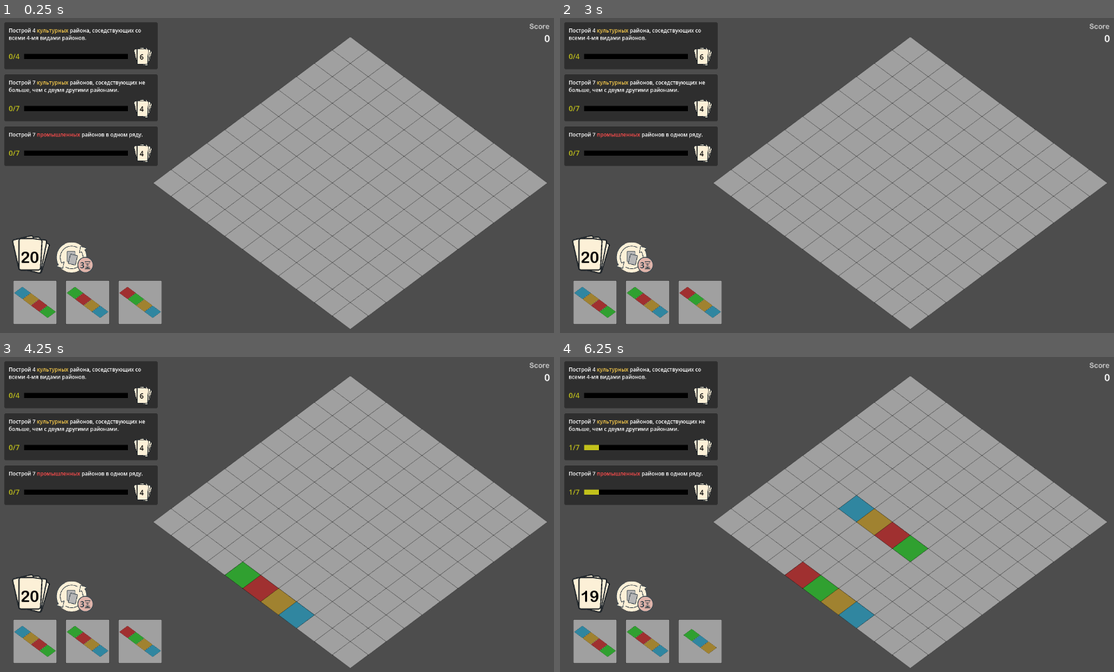
Above: before the commit, frames 1-4 (two rows, left to right).
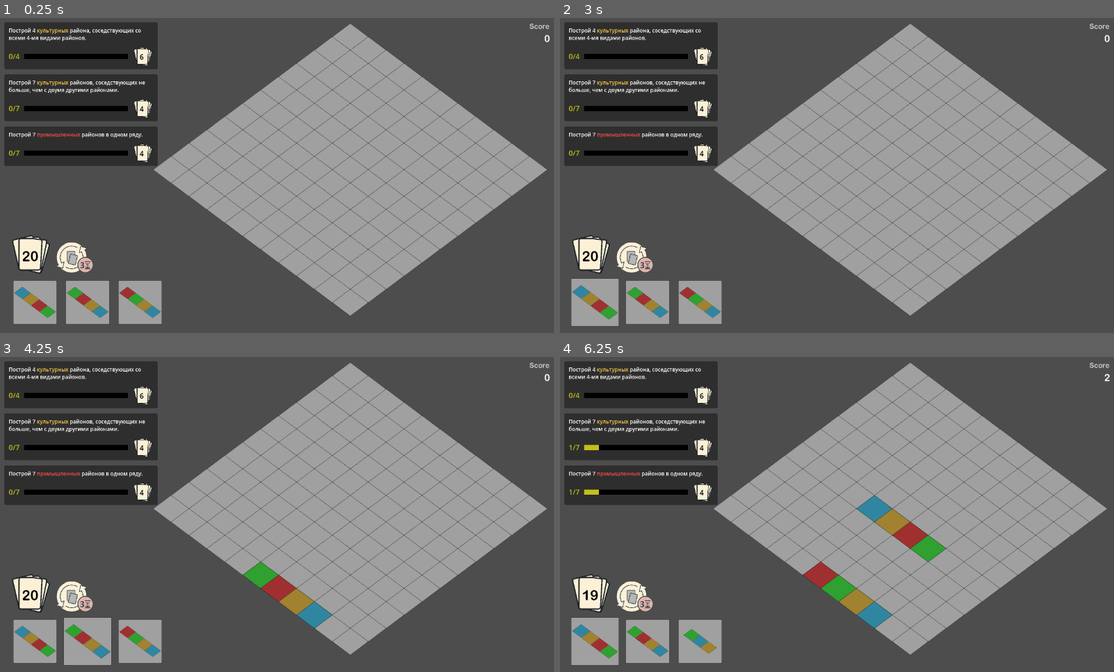
Above: after the commit, the same moments.

Repository: Suruks/Deck-and-Districts-Godot
Game: Godot game, scene res://main.tscn
The game is run twice, just before and just after one commit, with the same random seed, the same clock (stepped at 60 frames per second) and the same inputs.
Inputs (mouse positions are in pixels of both pictures, inside the frame that each line leads up to):
- Up to frame 1 (0.25 s): no input
- Up to frame 2 (3 s): click (632, 257) at 0.52 s; click (632, 257) at 1.27 s; click (632, 257) at 2.02 s; tap Enter at 2.75 s; drag from (593, 301) to (892, 106) at 2.77 s
- Up to frame 3 (4.25 s): tap Space at 3.5 s; drag from (88, 640) to (249, 577) at 3.52 s
- Up to frame 4 (6.25 s): tap Enter at 4.25, 5.75 s; move the mouse to (698, 640) at 4.27 s; click (698, 640) at 4.42 s; tap Space at 5 s; drag from (809, 577) to (648, 640) at 5.02 s; drag from (593, 640) to (864, 514) at 5.77 s

The runs differ from the first frame. In frame 1, 9.1% of the frame differs, in the area x 3-99%, y 1-99%; in frame 2, 9.4%; in frame 3, 10%; in frame 4, 12%, in the area x 2-100%, y 1-99%.

Commit message:
refactoring

Diff:
--- a/CardManager.gd
+++ b/CardManager.gd
@@ -1,13 +1,53 @@
 class_name CardManager
 extends Node
+
+signal deck_updated
+signal card_rotated(card: Card) # Излучается после вращения
 
 var main: Node2D  # <- ссылка на main.gd
 var selected_card: Card = null
 var selected_card_index: int = -1
 
 @export var card_scene: PackedScene = preload("res://card.tscn")
-@onready var deck: Deck = Deck.new()
-@onready var hand: Hand
+
+var deck: Deck
+var hand: Hand
+
+func _init():
+	deck = Deck.new()
+	add_child(deck)
+
+func complete_placement_transaction():
+	if selected_card == null:
+		return null
+
+	# 1. Удаляем карту из руки
+	hand.remove_selected_card()
+
+	# 2. Очищаем состояние выбора
+	selected_card = null
+	selected_card_index = -1
+	hand.clear_selection() # <--- метод для снятия выделения со всех карт в Hand.gd
+
+	# 3. Добераем новую карту
+	var new_card_data = deck.draw_card()
+	if new_card_data != null:
+		hand.add_card(new_card_data)
+
+	# 4. Сообщаем main.gd, что счетчик колоды нужно обновить
+	emit_signal("deck_updated") # <--- Нужно создать этот сигнал в CardManager.gd
+
+func handle_rotation_request(clockwise: bool):
+	if selected_card == null:
+		return
+
+	if clockwise:
+		selected_card.rotate_90()
+	else:
+		selected_card.rotate_270()
+
+	# Оповещаем main.gd и UI о том, что карта изменилась
+	card_rotated.emit(selected_card)
 
 func select_card(card: Card, index: int):
 	selected_card = card
@@ -41,12 +81,20 @@
 	selected_card = hand.selected_card
 	selected_card_index = index
 
-func rotate_selected():
-	if selected_card:
-		selected_card.rotate_90()
+func add_cards(count: int):
+	if is_instance_valid(deck):
+		return deck.add_cards(count)
 
-func add_cards(count: int):
-	deck.add_cards(count)
+func add_cards_from_data(cards_data: Array):
+	deck.add_cards_from_data(cards_data)
+
+func draw_card():
+	# CardManager — единственный, кто знает о существовании deck
+	return deck.draw_card()
 
 func get_deck_size() -> int:
 	return deck.cards.size()
+
+func get_selected_card() -> Card:
+	# CardManager — единственный источник истины для этой переменной
+	return selected_card
--- /dev/null
+++ b/GridManager.gd
@@ -0,0 +1,128 @@
+# GridManager.gd
+extends Node2D
+class_name GridManager
+
+# --- Переменные из main.gd ---
+var grid_size: int
+var tile_width: int
+var tile_height: int
+var tile_texture: Texture2D
+var old_texture: Texture2D
+
+var grid_nodes: Array = [] # Спрайты плиток (Node2D)
+var grid: Array = []       # Массив CityBlock (данные)
+var ghost_tiles: Array = [] # Спрайты превью
+
+# --- ЗАВИСИМОСТИ ---
+var card_manager: CardManager
+
+# --- ПУБЛИЧНЫЕ МЕТОДЫ ИНТЕРФЕЙСА ---
+
+func get_grid() -> Array:
+	return grid
+
+func get_grid_size() -> int:
+	return grid_size
+
+func init_grid(size: int, t_w: int, t_h: int, t_tex: Texture2D, o_tex: Texture2D):
+	grid_size = size
+	tile_width = t_w
+	tile_height = t_h
+	tile_texture = t_tex
+	old_texture = o_tex
+
+	# --- Сетка: Логика, которую мы убрали из main.gd::_ready() ---
+	grid_nodes.clear()
+	grid.clear()
+	for y in range(grid_size):
+		grid_nodes.append([])
+		grid.append([])
+		for x in range(grid_size):
+			var tile = Sprite2D.new()
+			tile.texture = tile_texture
+			tile.centered = true
+			tile.position = grid_to_screen(x, y)
+			add_child(tile)
+			grid_nodes[y].append(tile)
+			grid[y].append(null)
+
+# --- Преобразование координат ---
+func grid_to_screen(x, y):
+	return Vector2((x - y) * tile_width / 2, (x + y) * tile_height / 2)
+
+func point_in_rhomb(point: Vector2, center: Vector2) -> bool:
+	var local = point - center
+	var dx = abs(local.x) / (tile_width / 2)
+	var dy = abs(local.y) / (tile_height / 2)
+	return dx + dy <= 1
+
+func get_hovered_cell():
+	var mouse_pos = get_viewport().get_camera_2d().get_global_mouse_position()
+	for y in range(grid_size):
+		for x in range(grid_size):
+			if point_in_rhomb(mouse_pos, grid_nodes[y][x].position):
+				return Vector2(x, y)
+	return null
+
+func show_preview(cell_coords: Vector2):
+	clear_preview()
+	if card_manager.selected_card == null:
+		return
+
+	for i in range(card_manager.selected_card.blocks.size()):
+		var bpos = card_manager.selected_card.blocks[i] + cell_coords
+		if bpos.x < 0 or bpos.y < 0 or bpos.x >= grid_size or bpos.y >= grid_size:
+			continue
+		var ghost = Sprite2D.new()
+		ghost.texture = tile_texture
+		ghost.centered = true
+		ghost.position = grid_to_screen(bpos.x, bpos.y)
+		ghost.modulate = CityBlock.get_color(card_manager.selected_card.block_types[i])
+		ghost.modulate.a = 1.0
+		add_child(ghost)
+		ghost_tiles.append(ghost)
+
+func clear_preview():
+	for g in ghost_tiles:
+		g.queue_free()
+	ghost_tiles.clear()
+
+func update_preview():
+	var cell = get_hovered_cell()
+	if cell != null:
+		show_preview(cell)
+	else:
+		clear_preview()
+
+func _can_place_card(card: Card, cell_coords: Vector2) -> bool:
+	# Проверка, помещается ли карта в сетку
+	for i in range(card.blocks.size()):
+		var bpos = card.blocks[i] + cell_coords
+		if bpos.x < 0 or bpos.y < 0 or bpos.x >= grid_size or bpos.y >= grid_size:
+			print("❌ Не хватает места для размещения карты")
+			return false
+	return true
+
+func _execute_placement(selected_card: Card, cell_coords: Vector2):
+	# Старение всех блоков
+	CityBlock.age_all_blocks(grid, 1) # 'grid' и 'CityBlock' доступны в main.gd
+
+	# Размещение блоков
+	for i in range(selected_card.blocks.size()):
+		var bpos = selected_card.blocks[i] + cell_coords
+
+		# ... (логика удаления старого блока)
+		var old_block = grid[bpos.y][bpos.x]
+		if old_block != null and is_instance_valid(old_block):
+			old_block.queue_free()
+
+		# ... (логика создания нового блока)
+		var new_block = CityBlock.new()
+		new_block.type = selected_card.block_types[i]
+		new_block.place_at_screen_position(grid_to_screen(bpos.x, bpos.y))
+		add_child(new_block)
+		grid[bpos.y][bpos.x] = new_block
+
+func get_center_screen_position() -> Vector2:
+	var center_coord = float(grid_size) / 2.0 - 0.5
+	return grid_to_screen(center_coord, center_coord)
--- a/Hand.gd
+++ b/Hand.gd
@@ -32,6 +32,10 @@
 		card_instance.connect("card_selected", Callable(self, "_on_card_selected").bind(i))
 
 func _on_card_selected(card_index):
+	# Снимаем выделение со всех карт
+	for i in range(hand_nodes.size()):
+		hand_nodes[i].set_selected(i == card_index)  # выделяем только выбранную
+
 	selected_card_index = card_index
 	selected_card = hand_nodes[card_index]
 	emit_signal("card_selected", card_index)
@@ -44,3 +48,13 @@
 	selected_card_index = -1
 	selected_card = null
 	draw_hand()
+
+func clear_selection():
+	# 1. Снимаем выделение со всех узлов карт
+	for card_node in hand_nodes:
+		# Предполагается, что card.gd имеет функцию set_selected(bool)
+		card_node.set_selected(false)
+
+	# 2. Обнуляем внутреннее состояние руки
+	selected_card_index = -1
+	selected_card = null
--- a/QuestManager.gd
+++ b/QuestManager.gd
@@ -39,7 +39,7 @@
 			# Вставляем именно на место старого UI
 			# Если нужно сохранять порядок, используем add_child с индексом
 			active_quests_container.add_child(new_ui)
-			new_ui.move_child(new_ui, index)
+			active_quests_container.move_child(new_ui, index)
 			new_ui.call_deferred("update_ui")
 	else:
 		# если UI-ноду не нашли, просто убираем квест из списка
@@ -47,7 +47,7 @@
 
 	#добавить карты в колоду
 	var reward = q.reward_cards
-	emit_signal("quest_completed", reward)
+	call_deferred("emit_signal", "quest_completed", reward)
 
 
 func setup_quests(count := 3):
--- a/card.gd
+++ b/card.gd
@@ -10,6 +10,7 @@
 
 @onready var background = $Sprite2D
 @onready var area = $Area2D
+@onready var blocks_container = $BlocksContainer # <-- Получаем новый контейнер
 
 var selected = false
 var tile_texture = preload("res://tile.png")
@@ -111,10 +112,9 @@
 	return {"blocks": shape, "block_types": block_types}
 
 func draw_blocks():
-	# Удаляем старые блоки, кроме фона и Area2D
-	for child in get_children():
-		if child != background and child != area:
-			child.queue_free()
+	# 1. ЧИСТКА: Удаляем ВСЕ дочерние узлы ИЗ КОНТЕЙНЕРА
+	for child in blocks_container.get_children():
+		child.queue_free()
 
 	# Найдём центр формы, чтобы карта выглядела ровно по центру
 	var min_x = INF
@@ -137,11 +137,12 @@
 		sprite.scale = Vector2(block_scale, block_scale)
 		sprite.position = iso_to_screen(blocks[i]) - center_offset
 		sprite.modulate = Globals.block_colors.get(block_types[i], Color.WHITE)
-		add_child(sprite)
+		blocks_container.add_child(sprite)
 
 func _on_input_event(viewport, event, shape_idx):
 	if event is InputEventMouseButton and event.pressed and event.button_index == MouseButton.MOUSE_BUTTON_LEFT:
 		emit_signal("card_selected")
+		set_selected(true)
 
 func rotate_90():
 	for i in range(blocks.size()):
@@ -157,4 +158,4 @@
 
 func set_selected(value: bool):
 	selected = value
-	scale = Vector2(0.6, 0.6) if selected else Vector2(0.5, 0.5)
+	scale = Vector2(0.55, 0.55) if selected else Vector2(0.5, 0.5)
--- a/card.tscn
+++ b/card.tscn
@@ -9,6 +9,8 @@
 [node name="Sprite2D" type="Sprite2D" parent="."]
 texture = ExtResource("2_rjlel")
 
+[node name="BlocksContainer" type="Node2D" parent="."]
+
 [node name="CanvasLayer" type="CanvasLayer" parent="."]
 
 [node name="Area2D" type="Area2D" parent="."]
--- a/deck.gd
+++ b/deck.gd
@@ -26,7 +26,6 @@
 		added += 1
 	return added
 
-
 #при замешивании карт из руки
 func add_cards_from_data(cards_data: Array):
 	for card_data in cards_data:
--- a/input.gd
+++ b/input.gd
@@ -1,130 +1,20 @@
 extends Node
+class_name InputClass
 
-const Main = preload("res://main.gd")
+var is_active = false
 
-signal card_placed()
-signal card_rotated()
-
-var main_ref: Node = null
-var tile_width := 128
-var tile_height := 96
-var grid_size := 10
-var ghost_tiles := []
+signal rotation_requested(clockwise: bool)
+signal placement_attempted()
 
 # --- Ввод ---
 func _input(event):
-	if main_ref == null:
+	if not is_active:
 		return
 
 	if event is InputEventMouseButton and event.pressed:
-		if event.button_index == MouseButton.MOUSE_BUTTON_WHEEL_DOWN and main_ref.selected_card:
-			main_ref.selected_card.rotate_90()
-			update_preview()
-			card_rotated.emit()
-		if event.button_index == MouseButton.MOUSE_BUTTON_WHEEL_UP and main_ref.selected_card:
-			main_ref.selected_card.rotate_270()
-			update_preview()
-			card_rotated.emit()
-		if event.button_index == MouseButton.MOUSE_BUTTON_LEFT and main_ref.selected_card:
-			var cell = get_hovered_cell()
-			if cell != null:
-				place_card_on_grid(cell)
-
-	elif event is InputEventMouseMotion and main_ref.selected_card:
-		update_preview()
-
-# --- Размещение карты ---
-func place_card_on_grid(cell_coords: Vector2):
-	var selected_card = main_ref.selected_card
-	if selected_card == null:
-		return
-
-	# Проверка, помещается ли карта в сетку
-	for i in range(selected_card.blocks.size()):
-		var bpos = selected_card.blocks[i] + cell_coords
-		if bpos.x < 0 or bpos.y < 0 or bpos.x >= main_ref.grid_size or bpos.y >= main_ref.grid_size:
-			print("❌ Не хватает места для размещения карты")
-			return
-
-	# Старение всех блоков
-	CityBlock.age_all_blocks(main_ref.grid, 1)
-
-	# Размещение блоков
-	for i in range(selected_card.blocks.size()):
-		var bpos = selected_card.blocks[i] + cell_coords
-
-		# Если на этом месте уже есть блок — удаляем
-		var old_block = main_ref.grid[bpos.y][bpos.x]
-		if old_block != null and is_instance_valid(old_block):
-			old_block.queue_free()
-
-		# Создаём новый блок
-		var new_block = CityBlock.new()
-		new_block.type = selected_card.block_types[i]
-		new_block.place_at_screen_position(main_ref.grid_to_screen(bpos.x, bpos.y))
-		main_ref.add_child(new_block)
-		main_ref.grid[bpos.y][bpos.x] = new_block
-
-	# Удаляем карту из руки и добираем новую
-	main_ref.hand_script.remove_selected_card()
-	var new_card = main_ref.deck.draw_card()
-	if new_card != null:
-		main_ref.hand_script.add_card(new_card)
-	main_ref.deck_label.text = str(main_ref.deck.cards.size())
-
-	# Очистка состояния
-	main_ref.selected_card = null
-	main_ref.selected_card_index = -1
-	clear_preview()
-	card_placed.emit()
-
-
-# --- Предпросмотр ---
-func update_preview():
-	var cell = get_hovered_cell()
-	if cell != null:
-		show_preview(cell)
-	else:
-		clear_preview()
-
-func show_preview(cell_coords: Vector2):
-	clear_preview()
-	if main_ref.selected_card == null:
-		return
-
-	for i in range(main_ref.selected_card.blocks.size()):
-		var bpos = main_ref.selected_card.blocks[i] + cell_coords
-		if bpos.x < 0 or bpos.y < 0 or bpos.x >= grid_size or bpos.y >= grid_size:
-			continue
-		var ghost = Sprite2D.new()
-		ghost.texture = main_ref.tile_texture
-		ghost.centered = true
-		ghost.position = grid_to_screen(bpos.x, bpos.y)
-		ghost.modulate = CityBlock.get_color(main_ref.selected_card.block_types[i])
-		ghost.modulate.a = 1.0
-		main_ref.add_child(ghost)
-		ghost_tiles.append(ghost)
-
-func clear_preview():
-	for g in ghost_tiles:
-		g.queue_free()
-	ghost_tiles.clear()
-
-# --- Наведение ---
-func get_hovered_cell():
-	var mouse_pos = main_ref.get_viewport().get_camera_2d().get_global_mouse_position()
-	for y in range(grid_size):
-		for x in range(grid_size):
-			if point_in_rhomb(mouse_pos, main_ref.grid_nodes[y][x].position):
-				return Vector2(x, y)
-	return null
-
-func point_in_rhomb(point: Vector2, center: Vector2) -> bool:
-	var local = point - center
-	var dx = abs(local.x) / (tile_width / 2)
-	var dy = abs(local.y) / (tile_height / 2)
-	return dx + dy <= 1
-
-# --- Преобразование координат ---
-func grid_to_screen(x, y):
-	return Vector2((x - y) * tile_width / 2, (x + y) * tile_height / 2)
+		if event.button_index == MouseButton.MOUSE_BUTTON_WHEEL_DOWN:
+			rotation_requested.emit(false)
+		if event.button_index == MouseButton.MOUSE_BUTTON_WHEEL_UP:
+			rotation_requested.emit(true)
+		if event.button_index == MouseButton.MOUSE_BUTTON_LEFT:
+			placement_attempted.emit()
--- a/main.gd
+++ b/main.gd
@@ -1,22 +1,17 @@
 extends Node2D
 
 @onready var hand_script: Hand = $CanvasLayer/HandContainer as Hand
-@onready var deck: Deck = Deck.new()
 @onready var quest_deck: QuestDeck = QuestDeck.new()
 @onready var quest_manager = QuestManager.new(quest_deck)
 @onready var score_label: Label = $CanvasLayer/Score
 
-var grid_size = 11
-var tile_width = 124
-var tile_height = 92
-var tile_texture = preload("res://tile.png")
-var old_texture = preload("res://old_tile.png")
-var grid_nodes = []
-var grid = []
-
-var selected_card = null
-var selected_card_index = -1
-var ghost_tiles = []
+var card_manager: CardManager
+
+const InputScriptClass = preload("res://input.gd")
+var input_script: InputClass
+
+const GridManagerClass = preload("res://GridManager.gd")
+var grid_manager: GridManager
 
 var deck_sprite: Sprite2D
 var deck_label: Label
@@ -27,22 +22,32 @@
 # --- READY ---
 func _ready():
 	randomize()
-	deck.init_deck(23)
+
+	# 1. Создание экземпляров контроллеров
+	input_script = InputClass.new()
+	add_child(input_script)
+
+	card_manager = CardManager.new()
+	add_child(card_manager) # Теперь Godot управляет его жизненным циклом!
+	card_manager.init_deck(23)
+
+	card_manager.setup_hand($CanvasLayer)
+
+	input_script.placement_attempted.connect(Callable(self, "_on_placement_attempted"))
+	input_script.rotation_requested.connect(card_manager.handle_rotation_request)
+	card_manager.card_rotated.connect(Callable(self, "_on_card_rotated"))
+	card_manager.connect("deck_updated", Callable(self, "_update_deck_ui"))
+
+	input_script.is_active = true # Включаем обработчик ввода
 
 	# --- Сетка ---
-	grid_nodes.clear()
-	grid.clear()
-	for y in range(grid_size):
-		grid_nodes.append([])
-		grid.append([])
-		for x in range(grid_size):
-			var tile = Sprite2D.new()
-			tile.texture = tile_texture
-			tile.centered = true
-			tile.position = grid_to_screen(x, y)
-			add_child(tile)
-			grid_nodes[y].append(tile)
-			grid[y].append(null)
+	grid_manager = GridManagerClass.new()
+	add_child(grid_manager)
+
+	var tile_texture = preload("res://tile.png")
+	var old_texture = preload("res://old_tile.png")
+	grid_manager.init_grid(11, 124, 92, tile_texture, old_texture)
+	grid_manager.card_manager = card_manager
 
 	# Камера
 	var cam_scene = preload("res://camera_controller.gd")
@@ -50,10 +55,10 @@
 	cam.set_script(cam_scene)
 	add_child(cam)
 	cam.zoom = Vector2(0.66, 0.66)
-	cam.position = grid_to_screen(grid_size / 2 - 0.5, grid_size / 2 - 0.5) + Vector2(-250, 20)
-
-	# Рука
-	setup_hand()
+
+	var grid_center_pos = grid_manager.get_center_screen_position()
+	var final_camera_pos = grid_center_pos + Vector2(-250, 20)
+	cam.position = final_camera_pos
 
 	# Колода
 	deck_sprite = Sprite2D.new()
@@ -63,15 +68,15 @@
 	deck_sprite.scale = Vector2(0.5,0.5)
 
 	deck_label = Label.new()
-	deck_label.text = str(deck.cards.size())
+	deck_label.text = str(card_manager.get_deck_size()) # <--- Теперь обращаемся к CardManager
 	var font_var = FontVariation.new()
 	font_var.base_font = load("res://ARLRDBD.ttf")
 	deck_label.add_theme_font_override("font", font_var)
-	deck_label.add_theme_font_size_override("font_size", 36)
+	deck_label.add_theme_font_size_override("font_size", 32)
 	deck_label.horizontal_alignment = HorizontalAlignment.HORIZONTAL_ALIGNMENT_CENTER
 	deck_label.vertical_alignment = VerticalAlignment.VERTICAL_ALIGNMENT_CENTER
 	$CanvasLayer.add_child(deck_label)
-	deck_label.position = Vector2(47,get_viewport_rect().size.y-195)
+	deck_label.position = Vector2(50,get_viewport_rect().size.y-195)
 	deck_label.modulate = Color(0,0,0,1)
 
 	# Кнопка replace_hand
@@ -84,14 +89,6 @@
 	replace_hand_sprite.connect("gui_input", Callable(self, "_on_replace_hand_input"))
 	replace_hand_sprite.connect("mouse_exited", Callable(self, "_on_hover_exit"))
 
-	var input_node = preload("res://input.gd").new()
-	add_child(input_node)
-	input_node.main_ref = self
-	input_node.grid_size = grid_size
-	input_node.tile_width = tile_width
-	input_node.tile_height = tile_height
-	input_node.connect("card_placed", Callable(self, "update_quest_scores"))
-
 	# Квесты
 	quest_deck.init_quests()
 	quest_manager = QuestManager.new(quest_deck)
@@ -105,11 +102,6 @@
 var active_quests: Array = []
 
 # --- Квесты ---
-func _on_card_rotate_requested():
-	if selected_card:
-		selected_card.rotate_90()
-		self.input_node.update_preview()
-
 func create_quest_ui(quest: Quest) -> Control:
 	var panel_instance = quest_ui_scene.instantiate()
 	var label: RichTextLabel = panel_instance.get_node("Panel/VBoxContainer/LabelDescription")
@@ -121,22 +113,22 @@
 	return panel_instance
 
 func update_quest_scores():
-	if quest_manager == null:
-		return
-	var total = quest_manager.compute_all_scores(grid, grid_size)
-	print("Общий счёт квестов:", total)
+	var current_grid = grid_manager.get_grid()
+	var current_grid_size = grid_manager.get_grid_size()
+	total_score = quest_manager.compute_all_scores(current_grid, current_grid_size)
+	score_label.text = str(total_score)
 
 func _on_quest_completed(reward_count: int):
 	print("Квест завершён! Добавляем", reward_count, "карт(ы) в колоду.")
-	var added = deck.add_cards(reward_count)
+	var added = card_manager.add_cards(reward_count)
 	var not_added = reward_count - added
-	deck_label.text = str(deck.cards.size())
+	deck_label.text = str(card_manager.get_deck_size())
 
 	# очки: добавленные х10, не добавленные из-за лимита х20
 	total_score += added * 10 + not_added * 20
 	score_label.text = str(total_score)
 
-	quest_manager.compute_all_scores(grid, grid_size)
+	quest_manager.compute_all_scores(grid_manager.get_grid(), grid_manager.get_grid_size())
 
 
 # --- Генерация руки ---
@@ -149,23 +141,46 @@
 	$CanvasLayer.add_child(hand)
 	hand.card_scene = preload("res://card.tscn")
 	hand.hand_data = [
-		deck.draw_card(),
-		deck.draw_card(),
-		deck.draw_card()
+		card_manager.draw_card(),
+		card_manager.draw_card(),
+		card_manager.draw_card()
 	]
 	hand.draw_hand()
 	hand.connect("card_selected", Callable(self, "_on_card_selected"))
 	hand_script = hand
 
-# --- Выбор карты ---
-func _on_card_selected(selected_card_index):
-	selected_card = hand_script.selected_card
-	selected_card_index = hand_script.selected_card_index
-	print("Выбрана карта с формой:", selected_card.blocks)
-
-# --- Преобразование координат ---
-func grid_to_screen(x, y):
-	return Vector2((x - y) * tile_width / 2, (x + y) * tile_height / 2)
+
+
+func _on_placement_attempted():
+	# 1. Определение ячейки
+	var cell_coords = grid_manager.get_hovered_cell()
+	if cell_coords == null:
+		return
+
+	# 2. Получение данных карты (через CardManager)
+	var selected_card = card_manager.get_selected_card()
+	if selected_card == null:
+		return
+
+	# 3. Проверка правил (переносим логику проверки из input.gd)
+	if not grid_manager._can_place_card(selected_card, cell_coords):
+		return
+
+	# 4. Выполнение размещения блоков (логика из input.gd)
+	grid_manager._execute_placement(selected_card, cell_coords)
+
+	# 5. Выполнение транзакции (обновление руки/колоды)
+	card_manager.complete_placement_transaction()
+
+	# 6. Обновление UI/Квестов
+	_update_deck_ui() # Обновляем счетчик
+	grid_manager.clear_preview()
+	# card_placed.emit() # Если такой сигнал нужен для квестов, излучаем его здесь!
+	update_quest_scores() # Обновление квестов
+
+
+func _update_deck_ui():
+	deck_label.text = str(card_manager.get_deck_size())
 
 # --- Replace hand ---
 func _on_replace_hand_input(event: InputEvent) -> void:
@@ -174,9 +189,9 @@
 
 	# Проверка, что сетка не пустая
 	var grid_empty = true
-	for y in range(grid_size):
-		for x in range(grid_size):
-			if grid[y][x] != null:
+	for y in range(grid_manager.grid_size):
+		for x in range(grid_manager.grid_size):
+			if grid_manager.grid[y][x] != null:
 				grid_empty = false
 				break
 		if not grid_empty:
@@ -217,13 +232,21 @@
 			replace_hand_sprite.modulate = Color(1,1,1,1)
 			_replace_hand()
 
-
+func _on_card_rotated(_card: Card):
+	update_ghost_preview()
+
+func update_ghost_preview():
+	var cell = grid_manager.get_hovered_cell()
+	if cell != null:
+		grid_manager.show_preview(cell)
+	else:
+		grid_manager.clear_preview()
 
 func _replace_hand():
 	var grid_empty = true
-	for y in range(grid_size):
-		for x in range(grid_size):
-			if grid[y][x] != null:
+	for y in range(grid_manager.grid_size):
+		for x in range(grid_manager.grid_size):
+			if grid_manager.grid[y][x] != null:
 				grid_empty = false
 				break
 		if not grid_empty:
@@ -234,14 +257,14 @@
 		return
 
 	# Старим все блоки
-	CityBlock.age_all_blocks(grid, 3)
+	CityBlock.age_all_blocks(grid_manager.grid, 3)
 
 	if hand_script == null or hand_script.hand_data.size() == 0:
 		return
 
 	# Сохраняем старую руку
 	var old_hand = hand_script.hand_data.duplicate()
-	deck.add_cards_from_data(old_hand)
+	card_manager.add_cards_from_data(old_hand)
 
 	# Очищаем руку
 	hand_script.hand_data.clear()
@@ -249,6 +272,15 @@
 
 	# Берём новые карты столько же, сколько было
 	for i in range(old_hand.size()):
-		var new_card = deck.draw_card()
+		var new_card = card_manager.draw_card()
 		if new_card:
 			hand_script.add_card(new_card)
+
+	deck_label.text = str(card_manager.get_deck_size())
+
+func _input(event):
+	# Проверяем, что событие — это движение мыши
+	if event is InputEventMouseMotion:
+		# Main.gd спрашивает CardManager, выбрана ли карта
+		if card_manager.get_selected_card() != null:
+			grid_manager.update_preview() # Вызываем локальный метод main.gd
Not shown, added: GridManager.gd.uid
